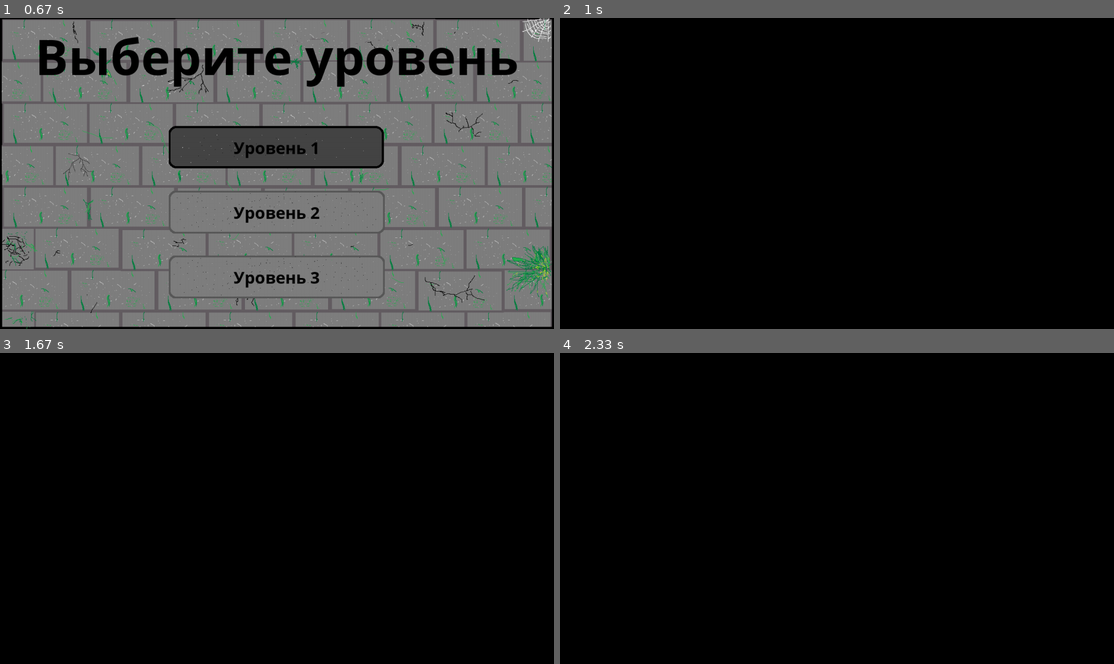
Above: before the commit, frames 1-4 (two rows, left to right).
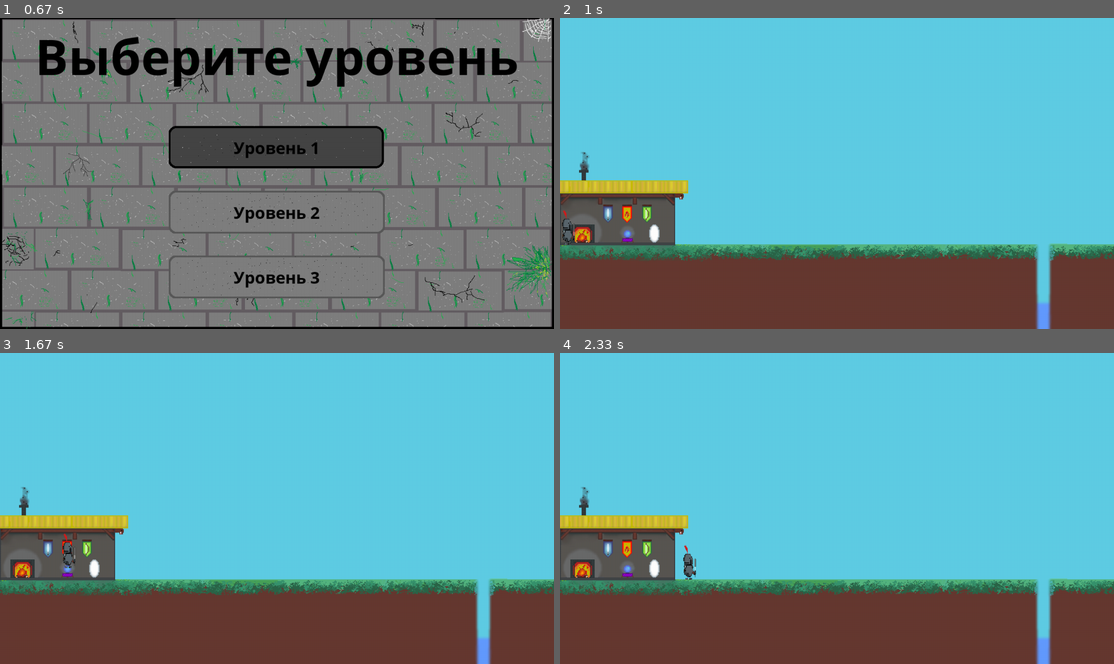
Above: after the commit, the same moments.

Repository: plov-cyber/Simple_Dungeon_PyGame
Game: pygame game, started from main.py
Two runs of this game, one before a commit and one after it. Both use one fixed random seed, a clock stepped at 60 frames per second and the inputs below.
Inputs (mouse positions are in pixels of both pictures, inside the frame that each line leads up to):
- Up to frame 1 (0.67 s): click (277, 148) at 0.38 s
- Up to frame 2 (1 s): click (837, 148) at 0.72 s
- Up to frame 3 (1.67 s): hold Right 1-1.47 s; move the mouse to (83, 623) at 1.03 s; hold Up from 1.5 s (still down)
- Up to frame 4 (2.33 s): release Up at 1.8 s; hold Right 1.83-2.3 s

Frame 1 is identical in both runs. In frame 2, 100% of the frame differs, in the area x 0-100%, y 0-100%; in frame 3, 100%; in frame 4, 100%.

Commit message:
Добавил анимацию персонажа(не конечный вариант).

Diff:
--- a/main.py
+++ b/main.py
@@ -105,60 +105,34 @@
             pl.rect.x = pl.pos0[0] + self.rect.x
 
 
-class AnimatedSprite(pygame.sprite.Sprite):
-    """Класс анимированного спрайта."""
-
-    def __init__(self, group, sheet, columns, rows, x, y):
-        """Инициализация анимированного спрайта"""
-        super().__init__(group)
-        self.frames = []
-        self.cut_sheet(sheet, columns, rows)
-        self.cur_frame = 0
-        self.image = self.frames[self.cur_frame]
-        self.rect = self.rect.move(x, y)
-
-    def cut_sheet(self, sheet, columns, rows):
-        """Разрезание большой картинки на маленькие."""
-        self.rect = pygame.Rect(0, 0, sheet.get_width() // columns,
-                                sheet.get_height() // rows)
-        for j in range(rows):
-            for i in range(columns):
-                frame_location = (self.rect.w * i, self.rect.h * j)
-                self.frames.append(sheet.subsurface(pygame.Rect(
-                    frame_location, self.rect.size)))
-
-    def update(self):
-        """Обновление картинки для анимацци"""
-        self.cur_frame = (self.cur_frame + 1) % len(self.frames)
-        self.image = self.frames[self.cur_frame]
-
-
 class Hero(pygame.sprite.Sprite):
     """Класс главного героя. Принимает координаты."""
 
     def __init__(self, group, x, y):
         """Инициализация персонажа"""
         super().__init__(group)
-        self.image = PLAYER_IMG
+        self.image = PLAYER_IMGS[2]
+        self.img_count = 0
         self.rect = self.image.get_rect()
         self.rect.x, self.rect.y = x, y
         self.x = x
         self.y0 = Y0
-        self.turn = False
+        self.left = False
         self.jump = False
         self.platform = False
+        self.moving = False
         self.jump_height = 50
         self.jump_count = 0
         self.vx = 5
+        self.ticks = 0
 
     def move(self, x, y):
         """Движение персонажа."""
-        if x < self.x and not self.turn:
-            self.image = pygame.transform.flip(self.image, 1, 0)
-            self.turn = True
-        elif x > self.x and self.turn:
-            self.image = pygame.transform.flip(self.image, 1, 0)
-            self.turn = False
+        self.moving = True
+        if x < self.x and not self.left:
+            self.left = True
+        elif x > self.x:
+            self.left = False
 
         if 6114 >= x >= 0:
             self.x = x
@@ -182,7 +156,6 @@
                 self.y0 = 530
             else:
                 self.y0 = Y0
-                now_screen = GAME_OVER
 
         if self.jump and self.jump_count + 3 < self.jump_height:
             self.rect.y -= 3
@@ -194,6 +167,17 @@
         else:
             self.jump = False
             self.jump_count = 0
+
+        if self.moving and self.ticks % 60 == 0:
+            self.image = PLAYER_IMGS[self.img_count]
+            self.img_count = (self.img_count + 1) % 2
+            self.moving = False
+        else:
+            self.image = PLAYER_IMGS[2]
+        self.ticks = (self.ticks + 1) % 120
+
+        if self.left:
+            self.image = pygame.transform.flip(self.image, 1, 0)
 
 
 class Button(pygame.sprite.Sprite):
@@ -258,7 +242,9 @@
 CLOUD_IMGS = [load_image('cloud1.png', (95, 205, 228)), load_image('cloud2.png', (95, 205, 228)),
               load_image('cloud3.png', (95, 205, 228))]
 PLATF_IMG = pygame.transform.scale(load_image('platform.png', (95, 205, 228)), (54, 16))
-PLAYER_IMG = pygame.transform.scale(load_image('knight.png'), (30, 80))
+PLAYER_IMGS = [pygame.transform.scale(load_image('knight1.png'), (30, 80)),
+               pygame.transform.scale(load_image('knight2.png'), (30, 80)),
+               pygame.transform.scale(load_image('knight.png'), (30, 80))]
 
 # Загрузка звуков и музыки.
 load_sound(0, 'title_menu_music.mp3')
@@ -301,7 +287,8 @@
 hero = Hero(hero_group, 5, 445)
 
 # Экраны.
-SCREENS = {MENU_SCREEN: menu_screen, ABOUT_SCREEN: about_screen, LVL_CH_SCREEN: l_ch_screen, LVL: lvl_sc, GAME_OVER: game_over_sc}
+SCREENS = {MENU_SCREEN: menu_screen, ABOUT_SCREEN: about_screen, LVL_CH_SCREEN: l_ch_screen, LVL: lvl_sc,
+           GAME_OVER: game_over_sc}
 
 # Инициализация кнопок и объединение их в группы.
 for i in range(3):
@@ -425,9 +412,7 @@
         hero_group.update()
         level.update()
         clouds.update()
-        ticks += 1
-        if ticks > 75:
-            ticks = 0
+        ticks = (ticks + 1) % 75
 
     # Обновление экрана
     screen.blit(SCREENS[now_screen], (0, 0))
Binary file changed: sources/knight.png
Binary file added: sources/knight1.png
Binary file added: sources/knight2.png
